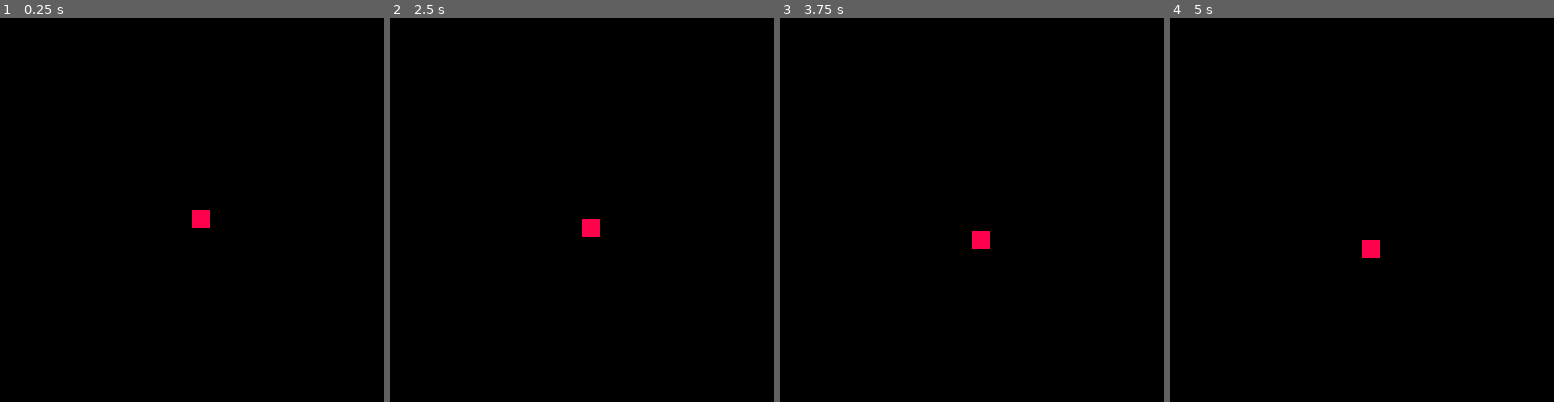
Above: before the commit, frames 1-4 (left to right).
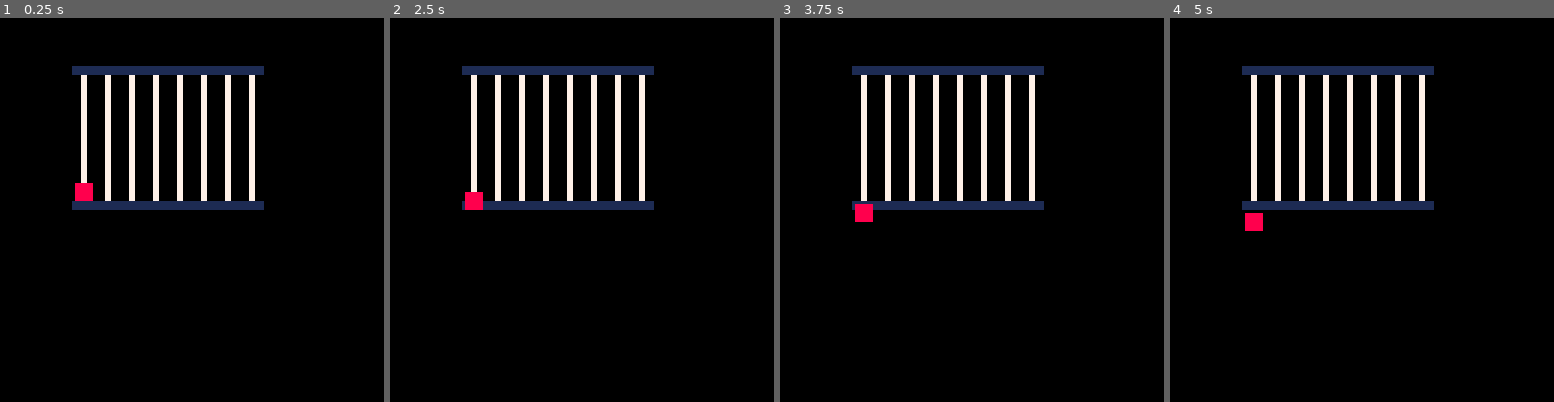
Above: after the commit, the same moments.

Repository: JohnErnestBonanno/pico8
Game: PICO-8 cartridge abacus.p8
Two runs of this game, one before a commit and one after it. Both use one fixed random seed, a clock stepped at 60 frames per second and the inputs below.
Inputs:
- Up to frame 1 (0.25 s): no input
- Up to frame 2 (2.5 s): hold Down from 2.42 s (still down)
- Up to frame 3 (3.75 s): release Down at 2.82 s; hold Up from 3.58 s (still down)
- Up to frame 4 (5 s): release Up at 4.08 s; hold Down from 4.58 s (still down)

The runs differ from the first frame. In frame 1, 6.8% of the frame differs, in the area x 18-69%, y 12-55%; in frame 2, 6.7%; in frame 3, 6.8%; in frame 4, 6.9%, in the area x 18-69%, y 12-63%.

Commit message:
Create 1 Abacus Bead that can go up and down

Diff:
--- a/abacus.p8
+++ b/abacus.p8
@@ -2,26 +2,34 @@
 version 42
 __lua__
 function _init()
-	x_position = 63
-	y_position = 63
-	button = ""
+	player={
+		x=24,
+		y=54,
+		sp=1
+	}
 end
 
 function _update()
 
 	if btn(⬆️) then
-		y_position-=1
+		player.y-=1
 	end
 
 	if btn(⬇️) then
-		y_position+=1
+		player.y+=1
 	end
+
 end
 
 function _draw()
 	cls() -- clear screen
-	spr(1,x_position,y_position)
-	print(button)
+	map()
+	spr(
+		player.sp,
+		player.x,
+		player.y,
+		1,
+		1)
 
 end
 -->8
@@ -48,18 +56,19 @@
 00000000000000000007700000077000000000000000000000000000000000000000000000000000000000000000000000000000000000000000000000000000
 00000000000770000000000000000000000000000000000000000000000000000000000000000000000000000000000000000000000000000000000000000000
 00000000000770000000000000000000000000000000000000000000000000000000000000000000000000000000000000000000000000000000000000000000
-00000000008888000000000000000000000000000000000000000000000000000000000000000000000000000000000000000000000000000000000000000000
-00000000008888000000000000000000000000000000000000000000000000000000000000000000000000000000000000000000000000000000000000000000
-00000000008888000000000000000000000000000000000000000000000000000000000000000000000000000000000000000000000000000000000000000000
+00000000000770000000000000000000000000000000000000000000000000000000000000000000000000000000000000000000000000000000000000000000
+00000000000770000000000000000000000000000000000000000000000000000000000000000000000000000000000000000000000000000000000000000000
+00000000000770000000000000000000000000000000000000000000000000000000000000000000000000000000000000000000000000000000000000000000
 00000000111111110000000000000000000000000000000000000000000000000000000000000000000000000000000000000000000000000000000000000000
 00000000111111110000000000000000000000000000000000000000000000000000000000000000000000000000000000000000000000000000000000000000
 00000000111111110000000000000000000000000000000000000000000000000000000000000000000000000000000000000000000000000000000000000000
 __map__
 0000000000000000000000000000000000000000000000000000000000000000000000000000000000000000000000000000000000000000000000000000000000000000000000000000000000000000000000000000000000000000000000000000000000000000000000000000000000000000000000000000000000000000
 0000000000000000000000000000000000000000000000000000000000000000000000000000000000000000000000000000000000000000000000000000000000000000000000000000000000000000000000000000000000000000000000000000000000000000000000000000000000000000000000000000000000000000
-0000000000000000000000000000000000000000000000000000000000000000000000000000000000000000000000000000000000000000000000000000000000000000000000000000000000000000000000000000000000000000000000000000000000000000000000000000000000000000000000000000000000000000
-0000000000000000000000000000000000000000000000000000000000000000000000000000000000000000000000000000000000000000000000000000000000000000000000000000000000000000000000000000000000000000000000000000000000000000000000000000000000000000000000000000000000000000
-0000000202020202020202020000000000000000000000000000000000000000000000000000000000000000000000000000000000000000000000000000000000000000000000000000000000000000000000000000000000000000000000000000000000000000000000000000000000000000000000000000000000000000
-0000000303030303030303030000000000000000000000000000000000000000000000000000000000000000000000000000000000000000000000000000000000000000000000000000000000000000000000000000000000000000000000000000000000000000000000000000000000000000000000000000000000000000
-0000000303030303030303030000000000000000000000000000000000000000000000000000000000000000000000000000000000000000000000000000000000000000000000000000000000000000000000000000000000000000000000000000000000000000000000000000000000000000000000000000000000000000
-0000001111111111111111110000000000000000000000000000000000000000000000000000000000000000000000000000000000000000000000000000000000000000000000000000000000000000000000000000000000000000000000000000000000000000000000000000000000000000000000000000000000000000
+0000000202020202020202000000000000000000000000000000000000000000000000000000000000000000000000000000000000000000000000000000000000000000000000000000000000000000000000000000000000000000000000000000000000000000000000000000000000000000000000000000000000000000
+0000000303030303030303000000000000000000000000000000000000000000000000000000000000000000000000000000000000000000000000000000000000000000000000000000000000000000000000000000000000000000000000000000000000000000000000000000000000000000000000000000000000000000
+0000000303030303030303040000000000000000000000000000000000000000000000000000000000000000000000000000000000000000000000000000000000000000000000000000000000000000000000000000000000000000000000000000000000000000000000000000000000000000000000000000000000000000
+0000000303030303030303040000000000000000000000000000000000000000000000000000000000000000000000000000000000000000000000000000000000000000000000000000000000000000000000000000000000000000000000000000000000000000000000000000000000000000000000000000000000000000
+0000040303030303030303040000000000000000000000000000000000000000000000000000000000000000000000000000000000000000000000000000000000000000000000000000000000000000000000000000000000000000000000000000000000000000000000000000000000000000000000000000000000000000
+0004041111111111111111040400000000000000000000000000000000000000000000000000000000000000000000000000000000000000000000000000000000000000000000000000000000000000000000000000000000000000000000000000000000000000000000000000000000000000000000000000000000000000
+0004000400040000000404000000000000000000000000000000000000000000000000000000000000000000000000000000000000000000000000000000000000000000000000000000000000000000000000000000000000000000000000000000000000000000000000000000000000000000000000000000000000000000
